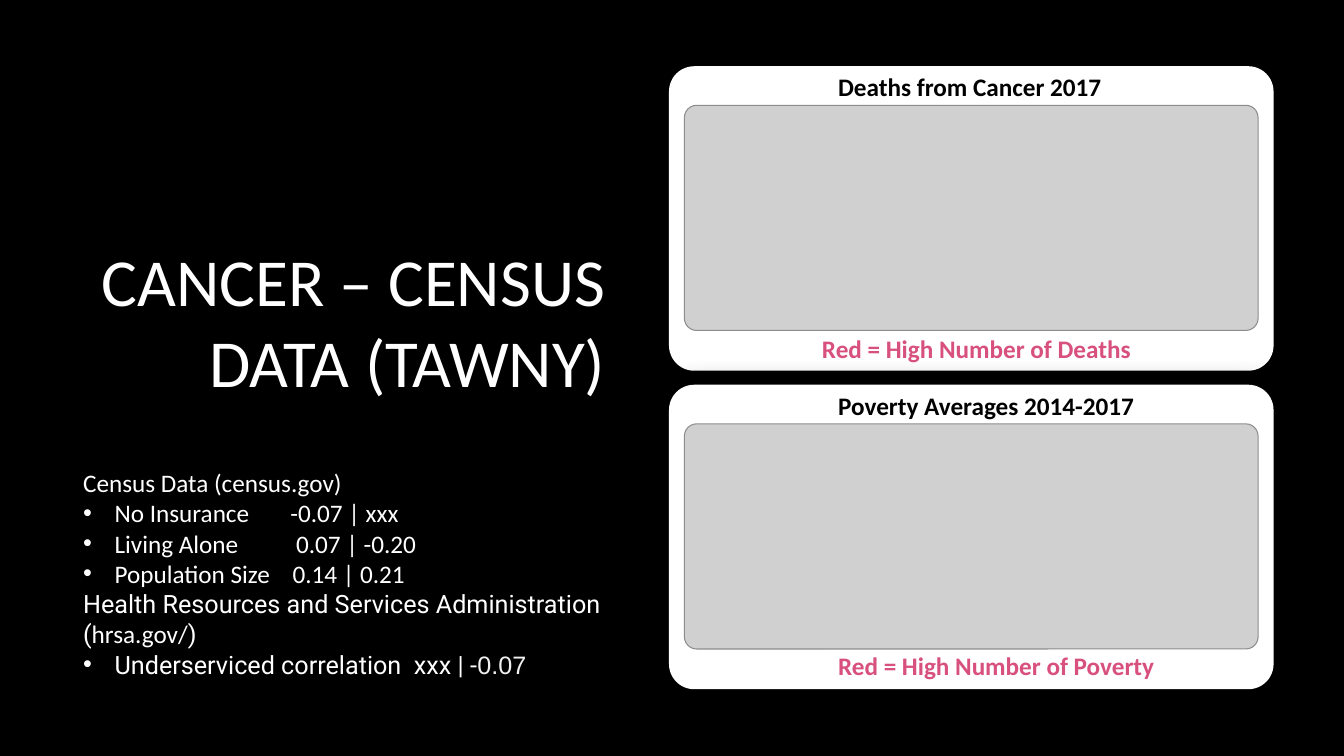
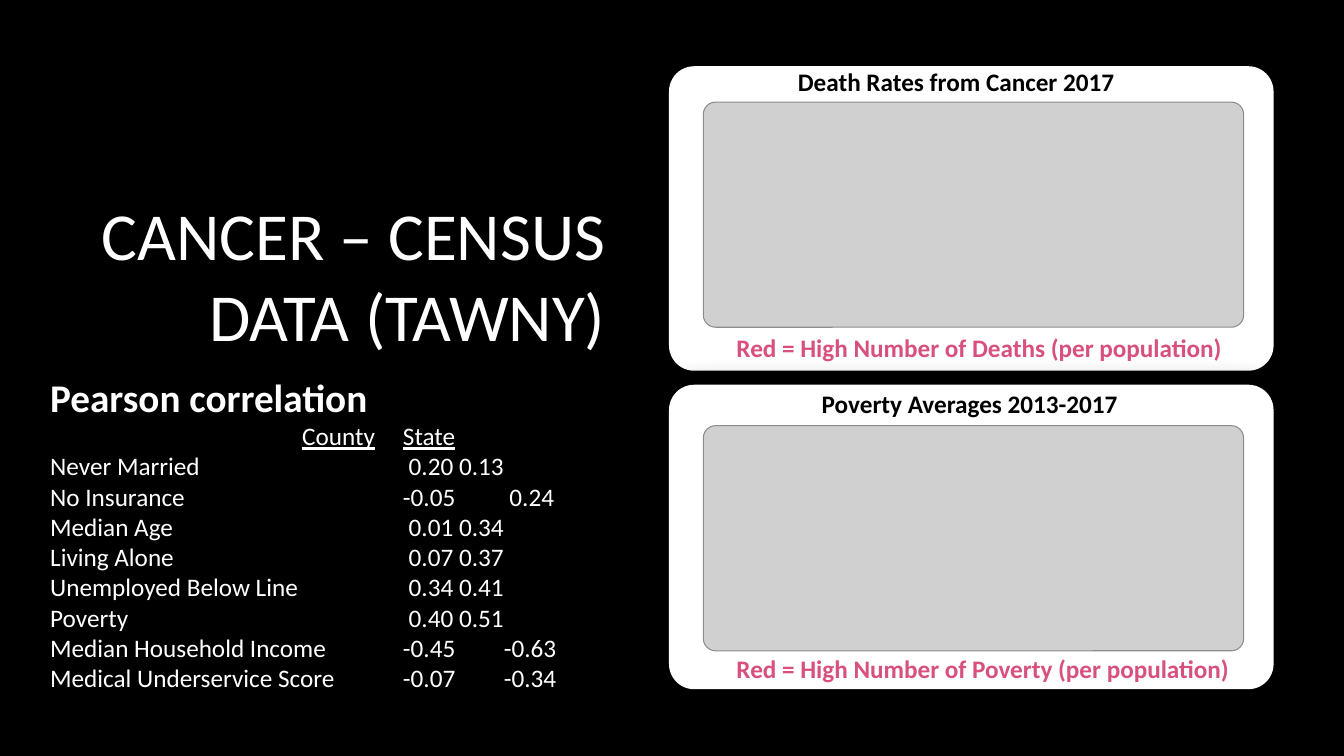
Before and after one commit to Phantogram/Project-BTTV, a slide deck: slide 8 of Project_One_BTTV.pptx. Drawn at 1344x756 pixels with LibreOffice and Linux fonts; fonts in the diff are those of the drawing; grey boxes stand for pictures; background and template pictures are left out. Boxes give left, top, right and bottom in pixels: in the first picture for what was removed or moved away, otherwise in the second. Text is boxed around its words. In the diff, an @@ line names an element or a change of style, - is before the commit and + after.

```diff
--- a/Project_One_BTTV.pptx
+++ b/Project_One_BTTV.pptx
@@ title "CANCER – CENSUS DATA (TAWNY)": place and size @@
-title "CANCER – CENSUS DATA (TAWNY)" at (102,262,605,396)
+title "CANCER – CENSUS DATA (TAWNY)" at (102,216,605,350)
@@ text at (798,73,1114,92): text changed @@
-Deaths from Cancer 2017
+Death Rates from Cancer 2017
@@ picture: place and size @@
-picture at (685,424,1258,649)
+picture at (704,102,1244,327)
@@ text at (736,338,1221,362): text changed @@
-Red = High Number of Deaths
+Red = High Number of Deaths (per population)
@@ text added at (50,384,556,687), 18 pt, text #FFFFFF @@
+Pearson correlation County State
+Never Married 0.20 0.13
+No Insurance -0.05 0.24
+Median Age 0.01 0.34
+Living Alone 0.07 0.37
+Unemployed Below Line 0.34 0.41
+Poverty 0.40 0.51
+Median Household Income -0.45 -0.63
+Medical Underservice Score -0.07 -0.34
@@ text at (822,396,1118,418): text changed @@
-Poverty Averages 2014-2017
+Poverty Averages 2013-2017
@@ picture: place and size @@
-picture at (685,106,1258,331)
+picture at (704,425,1244,650)
@@ text removed at (83,473,600,675) @@
-Census Data (census.gov)
-• No Insurance -0.07 | xxx
-• Living Alone 0.07 | -0.20
-• Population Size 0.14 | 0.21
-Health Resources and Services Administration (hrsa.gov/)
-• Underserviced correlation xxx | -0.07
@@ text at (736,659,1229,683): text changed @@
-Red = High Number of Poverty
+Red = High Number of Poverty (per population)
```
Also in this commit, not shown: 3 other slides changed, 1 slide added.
